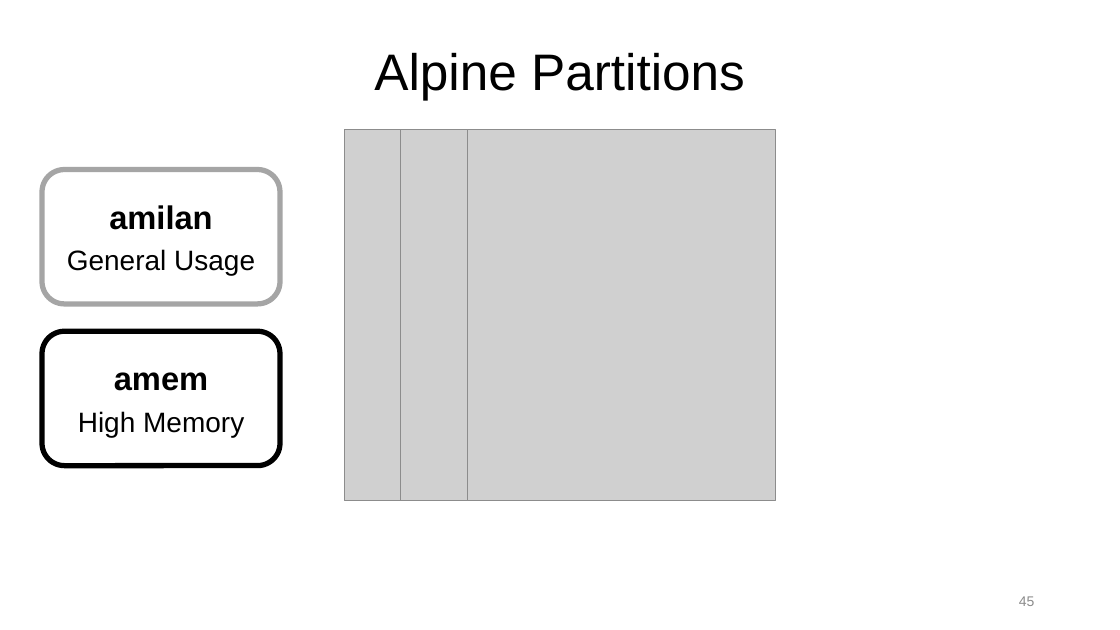
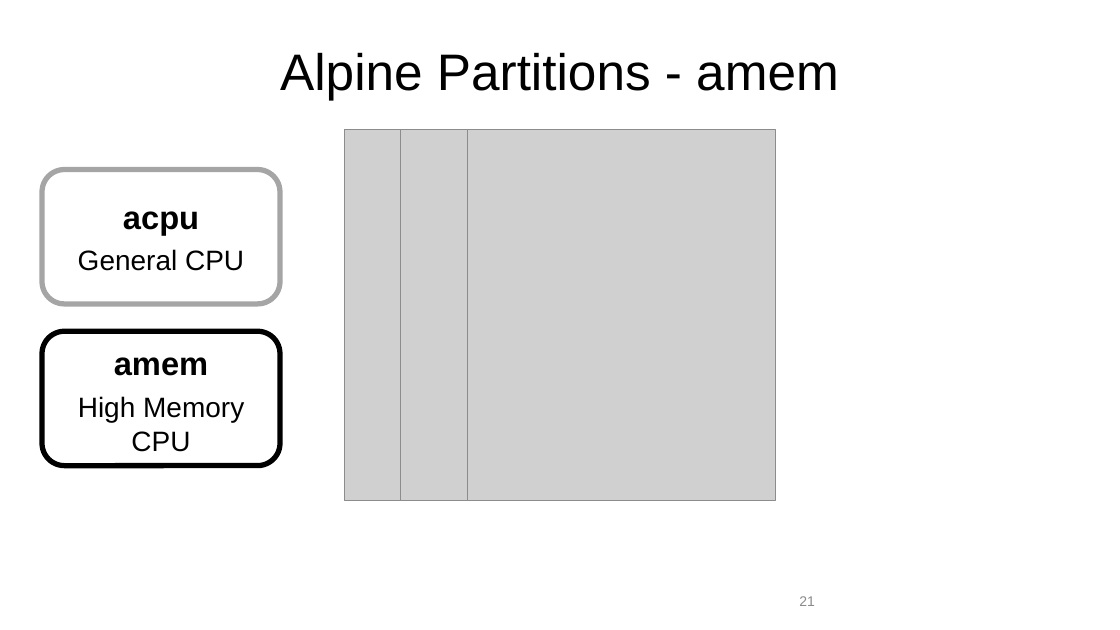
Before and after one commit to ResearchComputing/Getting_Started_With_Research_Computing, a slide deck: slide 21 of Command_Line_And_Job_Scheduling.pptx (slide 45 before the commit). Drawn at 1120x630 pixels with LibreOffice and Linux fonts; fonts in the diff are those of the drawing; grey boxes stand for pictures; background and template pictures are left out. Boxes give left, top, right and bottom in pixels: in the first picture for what was removed or moved away, otherwise in the second. Text is boxed around its words. In the diff, an @@ line names an element or a change of style, - is before the commit and + after.

```diff
--- a/Command_Line_And_Job_Scheduling.pptx
+++ b/Command_Line_And_Job_Scheduling.pptx
@@ title at bbox=[280, 52, 839, 100]: text changed @@
-Alpine Partitions
+Alpine Partitions - amem
@@ text at bbox=[78, 211, 244, 271]: text changed @@
-amilan
-General Usage
+acpu
+General CPU
@@ text "amem": place and size @@
-text "amem" at bbox=[78, 372, 244, 437]
+text "amem" at bbox=[78, 357, 244, 452]
@@ text at bbox=[78, 396, 244, 452]: text changed @@
-High Memory
+High Memory CPU
@@ page number added at bbox=[799, 596, 815, 606], 12 pt, text #8C8C8C @@
+21
@@ page number removed at bbox=[1019, 596, 1035, 606] @@
-45
```
Also in this commit, not shown: 20 other slides changed, 11 slides added, 17 slides removed, 1 other file.
